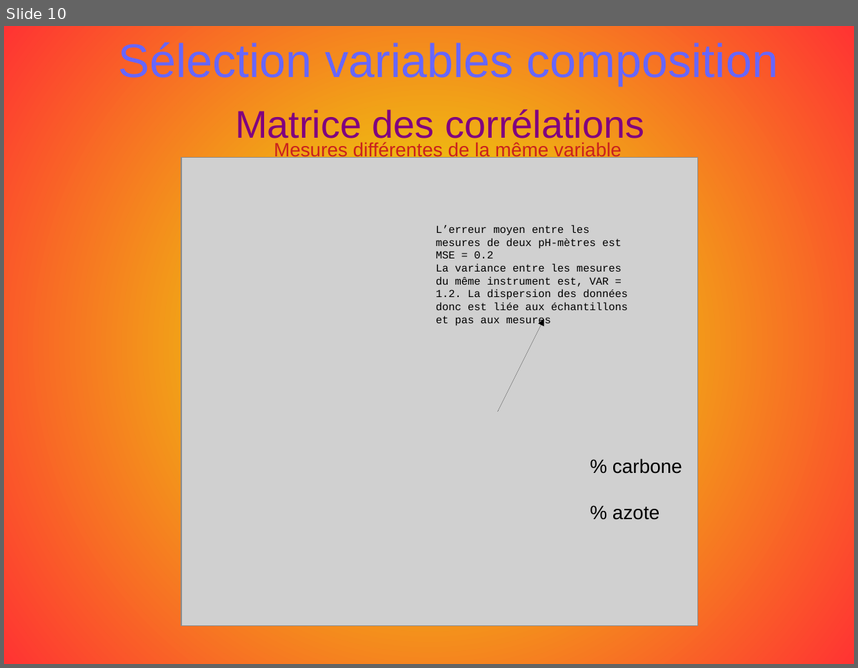
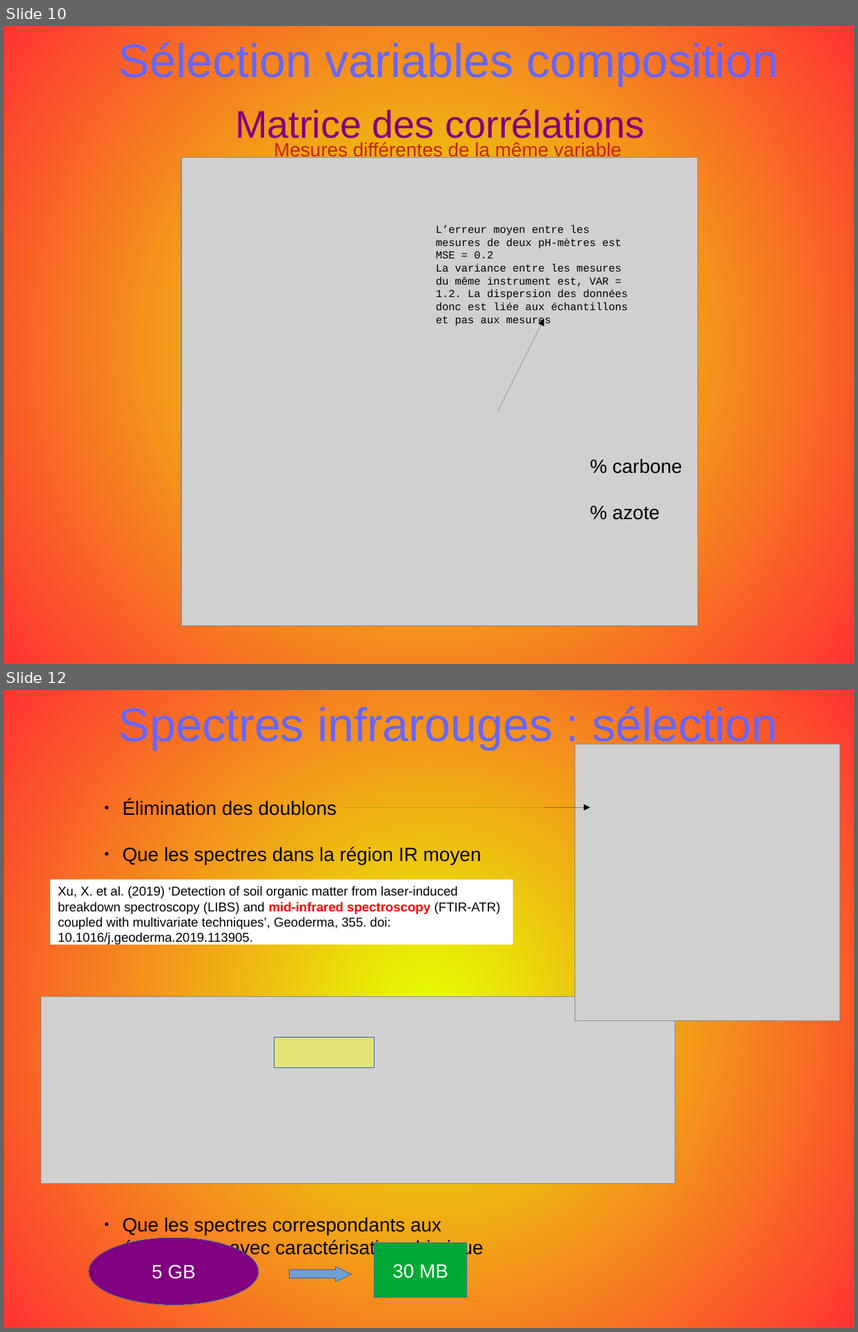
Before and after one commit to opsabarsec/African-soil-chemistry, a slide deck: documents/P7_presentation.odp. Shown one above the other, each under a label of ours: slide 10 before the commit, slides 10 and 12 after it; the slides between them are not shown. The pictures are 858x668 and 858x1332 pixels, drawn with LibreOffice and Linux fonts; fonts in the diff are those of the drawing; grey boxes stand for pictures. Boxes give left, top, right and bottom in pixels: in the first picture for what was removed or moved away, otherwise in the second. Text is boxed around its words. In the diff, an @@ line names an element or a change of style, - is before the commit and + after.

```diff
--- a/documents/P7_presentation.odp
+++ b/documents/P7_presentation.odp
@@ slide 12 added at [4, 690, 854, 1328], background gradient #E6FF00 to #FF3333 @@
@@ title added at [119, 706, 777, 750], 44 pt, text #6666FF @@
+Spectres infrarouges : sélection
@@ picture added at [575, 744, 840, 1021] @@
@@ text added at [123, 800, 484, 1258], 18 pt, text #000000 @@
+● Élimination des doublons
+● Que les spectres dans la région IR moyen
+● Que les spectres correspondants aux échantillons avec caractérisation chimique
@@ arrow added from (343, 807) to (590, 807), #000000 0 pt @@
@@ rectangle added at [50, 879, 513, 945], fill #FFFFFF, 12 pt, text #000000 @@
+Xu, X. et al. (2019) ‘Detection of soil organic matter from laser-induced breakdown spectroscopy (LIBS) and mid-infrared spectroscopy (FTIR-ATR) coupled with multivariate techniques’, Geoderma, 355. doi: 10.1016/j.geoderma.2019.113905.
@@ picture added at [41, 996, 675, 1183] @@
@@ rectangle added at [274, 1037, 375, 1068], fill #FFFF00 at 42% opacity, outline #3465A4 0 pt @@
@@ ellipse added at [89, 1238, 259, 1305], fill #800080, outline #3465A4 0 pt, 18 pt, text #FFFFFF @@
+5 GB
@@ rectangle added at [375, 1243, 467, 1297], fill #00A933, outline #3465A4 0 pt, 18 pt, text #FFFFFF @@
+30 MB
@@ right arrow added at [290, 1266, 351, 1281], fill #729FCF, outline #3465A4 0 pt @@
```
Also in this commit, not shown: 3 slides changed, 5 other slides added, 2 slides removed, 3 other files.
